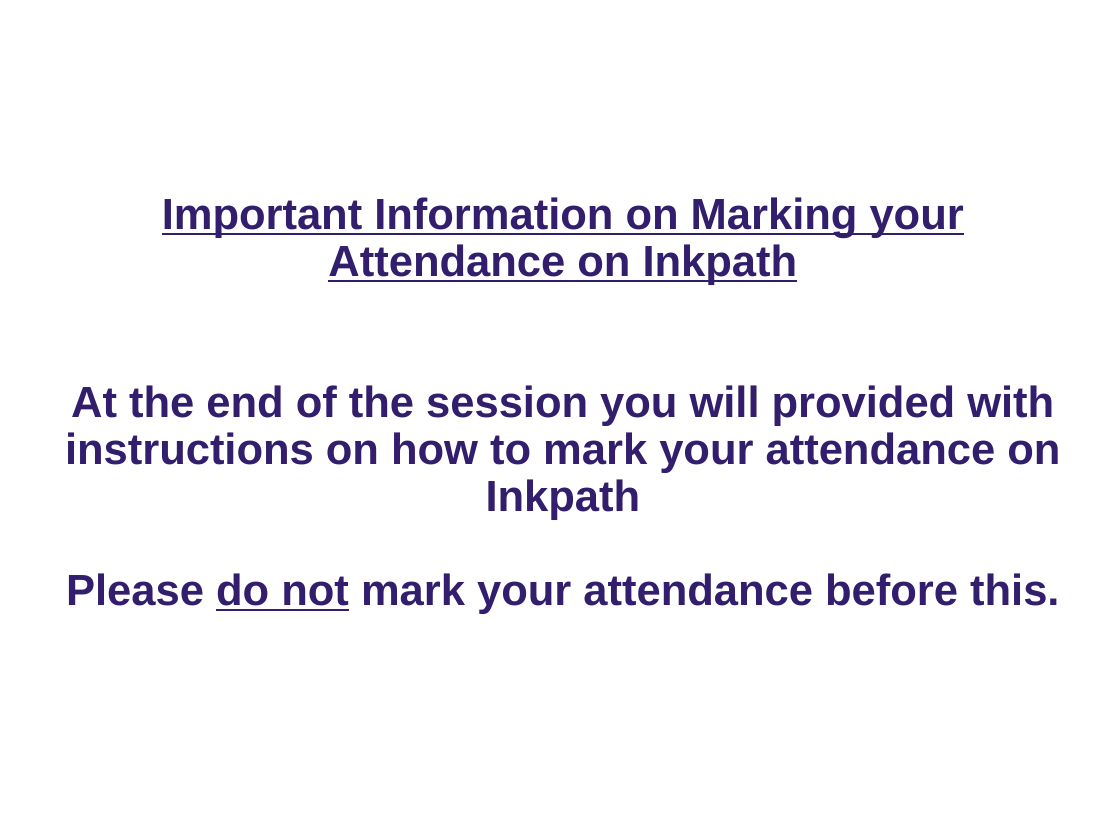
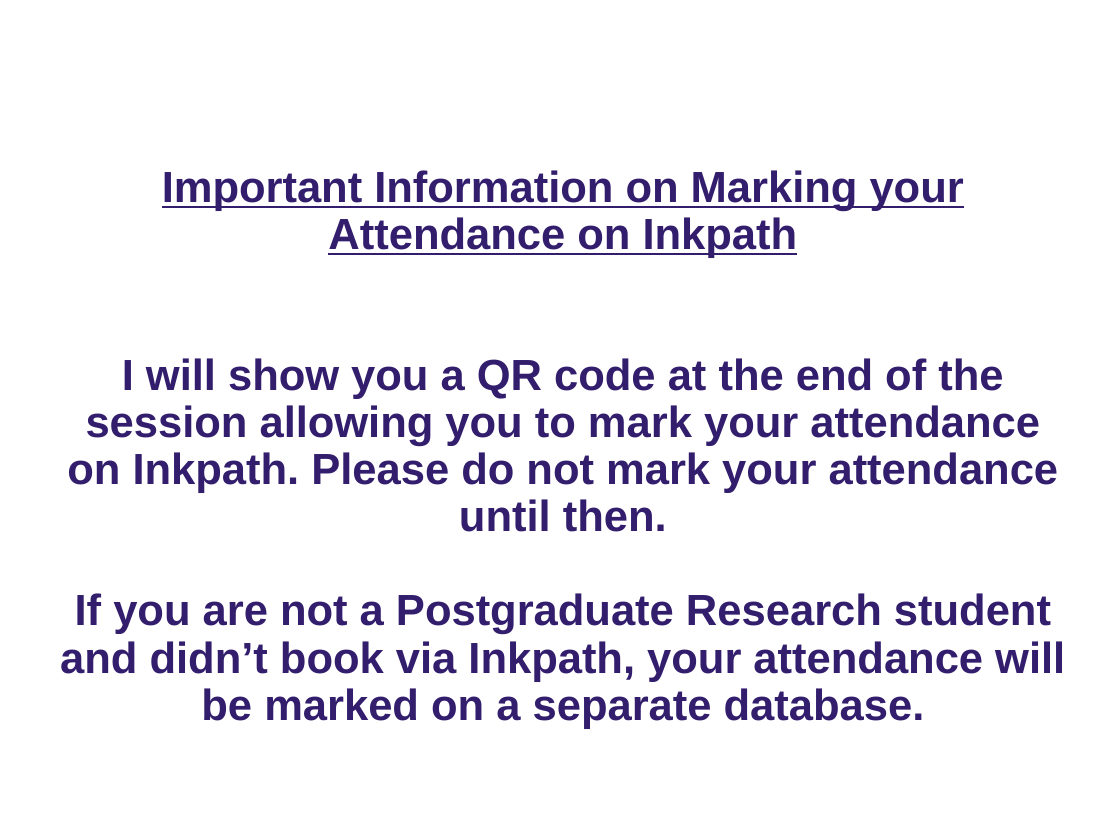
Before and after one commit to ImperialCollegeLondon/RCDS-introduction-to-latex, a slide deck: slide 2 of Intro to Latex Slides.pptx. Drawn at 1120x840 pixels with LibreOffice and Linux fonts; fonts in the diff are those of the drawing; background and template pictures are left out. Boxes give left, top, right and bottom in pixels: in the first picture for what was removed or moved away, otherwise in the second. Text is boxed around its words. In the diff, an @@ line names an element or a change of style, - is before the commit and + after.

Commit message:
Updated Inkpath Instructions

```diff
--- a/Intro to Latex Slides.pptx
+++ b/Intro to Latex Slides.pptx
@@ title at [60, 170, 1065, 729]: text changed @@
-Important Information on Marking your Attendance on Inkpath
-At the end of the session you will provided with instructions on how to mark your attendance on Inkpath
-Please do not mark your attendance before this.
+Important Information on Marking your Attendance on Inkpath
+I will show you a QR code at the end of the session allowing you to mark your attendance on Inkpath. Please do not mark your attendance until then.
+If you are not a Postgraduate Research student and didn’t book via Inkpath, your attendance will be marked on a separate database.
```
